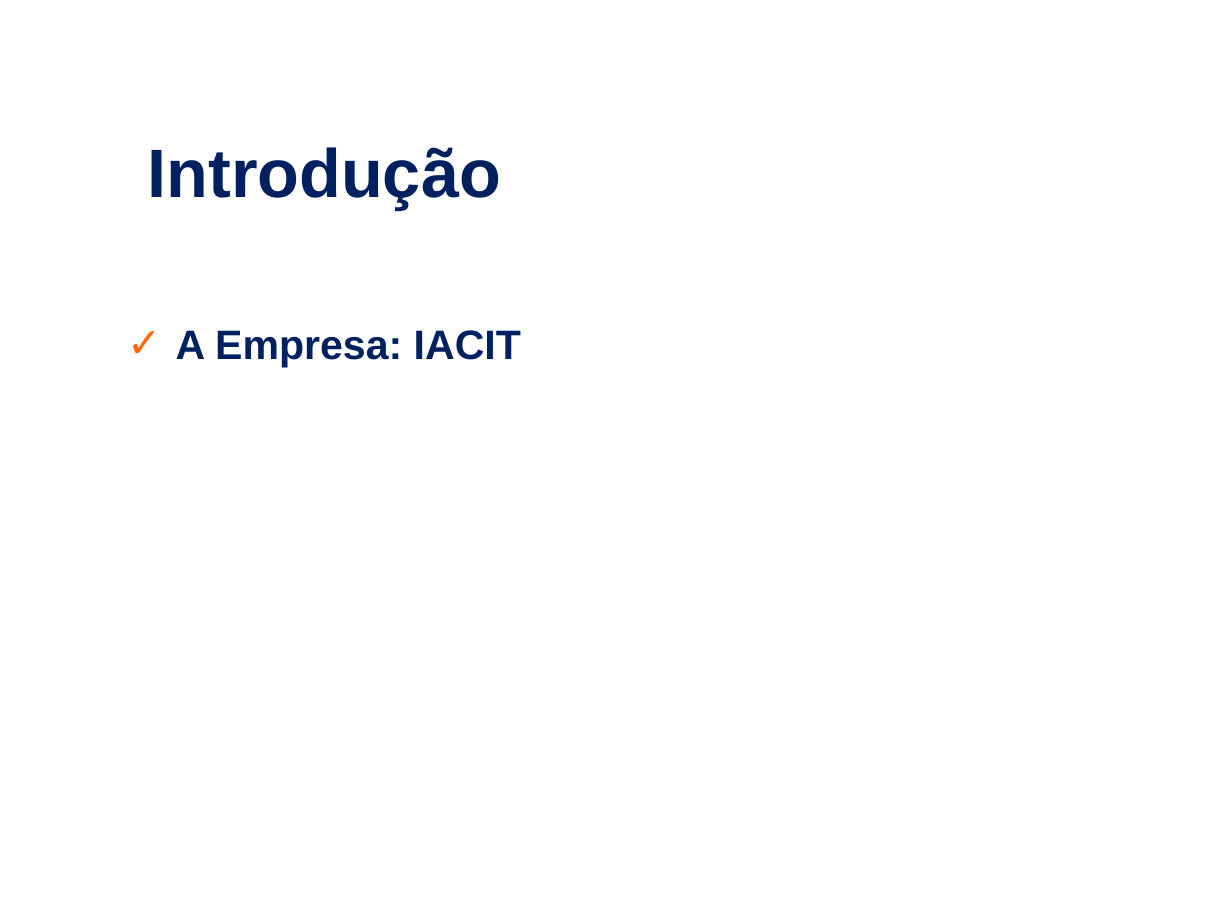
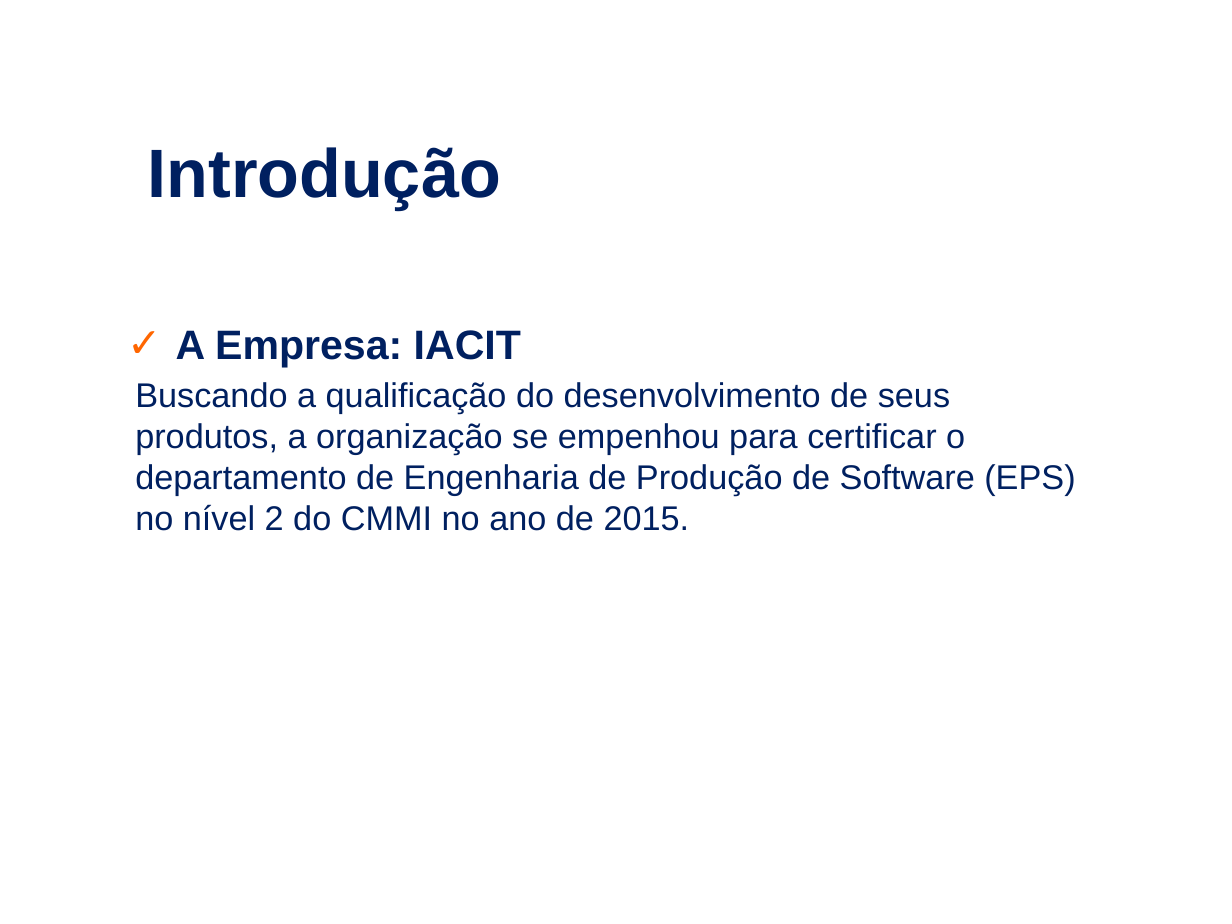
Before and after one commit to eccentricexit/softeng2_2017, a slide deck: slide 5 of ed-projetos-comp/ed-proj-comp.ppt (slide 3 before the commit). Drawn at 1232x924 pixels with LibreOffice and Linux fonts; fonts in the diff are those of the drawing; background and template pictures are left out. Boxes give left, top, right and bottom in pixels: in the first picture for what was removed or moved away, otherwise in the second. Text is boxed around its words. In the diff, an @@ line names an element or a change of style, - is before the commit and + after.

```diff
--- a/ed-projetos-comp/ed-proj-comp.ppt
+++ b/ed-projetos-comp/ed-proj-comp.ppt
@@ text added at [135, 382, 1075, 531], 20 pt, text #002060 @@
+Buscando a qualificação do desenvolvimento de seus produtos, a organização se empenhou para certificar o departamento de Engenharia de Produção de Software (EPS) no nível 2 do CMMI no ano de 2015.
```
Also in this commit, not shown: 4 other slides changed, 11 slides added, 10 slides removed, 1 other file.
